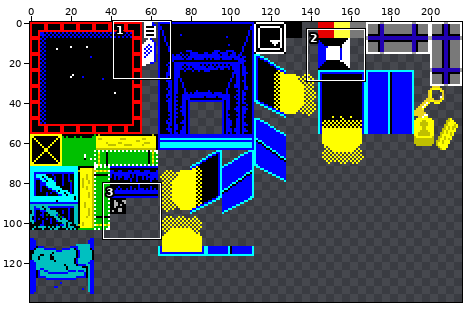
One commit to this pixel-art file: Concept/tileset.aseprite. The picture above shows the old version from afar; the outline marks the close-up.
Close-up. The starting point:
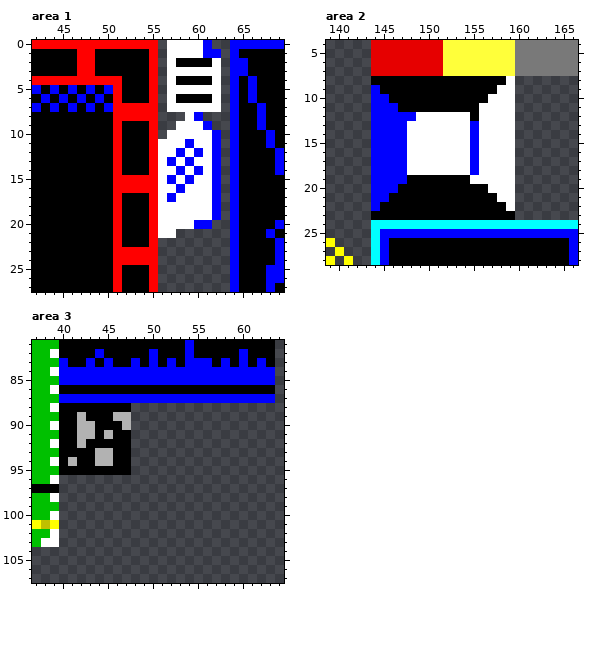
216x200 pixels, 1 frame. Shown: area 1: x 42..69, y 0..27; area 2: x 139..166, y 4..28; area 3: x 37..64, y 81..107. The wide view leaves out empty margins.
New version:
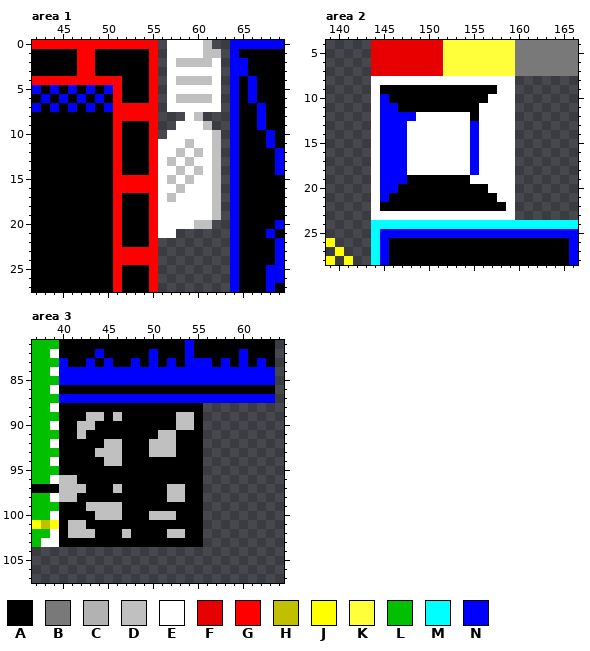
Palette (. is transparent): A #000000  B #797979  C #b2b2b2  D #c0c0c0  E #ffffff  F #e60000  G #ff0000  H #c0c000  J #ffff00  K #ffff3a  L #00c000  M #00ffff  N #0000ff
Change:
Area 1:
The author changed colour A to colour D in row 2 at x 58 to 61; in row 4 at x 58 to 61; in row 6 at x 58 to 61.
The author changed colour N to colour D in row 0 at x 61; in row 1 at x 61 to 62; in row 8 at x 60; in row 9 at x 61; in row 10 at x 62; in row 11 at x 59 and 62.
The author changed colour N to colour D in row 12 at x 58, 60 and 62; in row 13 at x 57, 59 and 62; in row 14 at x 58, 60 and 62; in row 15 at x 57, 59 and 62; in row 16 at x 58 and 62; in row 17 at x 57 and 62.
The author changed colour N to colour D in rows 18 to 19 at x 62; in row 20 at x 60 to 61.
Area 2:
The author changed colour A to colour E in row 8 at x 144 to 158; in row 23 at x 144 to 159.
The author changed colour N to colour E in rows 9 to 22 at x 144.
Area 3:
Colour A now appears in row 88 at x 48 to 55; in rows 89 to 90 at x 48 to 52 and 55; in row 91 at x 48 to 50 and 53 to 55; in rows 92 to 93 at x 48 to 49 and 53 to 55; in rows 94 to 95 at x 48 to 55; in row 96 at x 42 to 55.
Colour A now appears in row 97 at x 43 to 45, 47 to 51 and 54 to 55; in row 98 at x 42 to 51 and 54 to 55; in row 99 at x 40 to 42 and 47 to 55; in row 100 at x 40 to 43, 47 to 49 and 53 to 55; in row 101 at x 40 and 43 to 55; in row 102 at x 40, 44 to 46, 48 to 51 and 54 to 55.
Colour A now appears in row 103 at x 40 to 55.
The author changed colour C to colour A in row 89 at x 42 and 47; in row 90 at x 47; in row 91 at x 43 and 45; in row 92 at x 42; in row 94 at x 41 and 44.
Colour D now appears in rows 89 to 90 at x 53 to 54; in row 91 at x 51 to 52; in rows 92 to 93 at x 50 to 52; in row 96 at x 40 to 41; in row 97 at x 40 to 42, 46 and 52 to 53; in row 98 at x 40 to 41 and 52 to 53.
Colour D now appears in row 99 at x 43 to 46; in row 100 at x 44 to 46 and 50 to 52; in row 101 at x 41 to 42; in row 102 at x 41 to 43, 47 and 52 to 53.
The author changed colour A to colour D in row 89 at x 43 to 44; in row 92 at x 45 to 46; in rows 93 to 94 at x 46.
The author changed colour C to colour D in row 89 at x 46; in row 90 at x 42 to 43; in row 91 at x 42; in row 93 at x 44 to 45; in row 94 at x 45.
Pixel boxes of the changes (left, top, right, bottom) in both close-ups:
changed: (167, 40, 221, 229)
changed: (371, 76, 515, 220)
changed: (59, 403, 203, 547)
